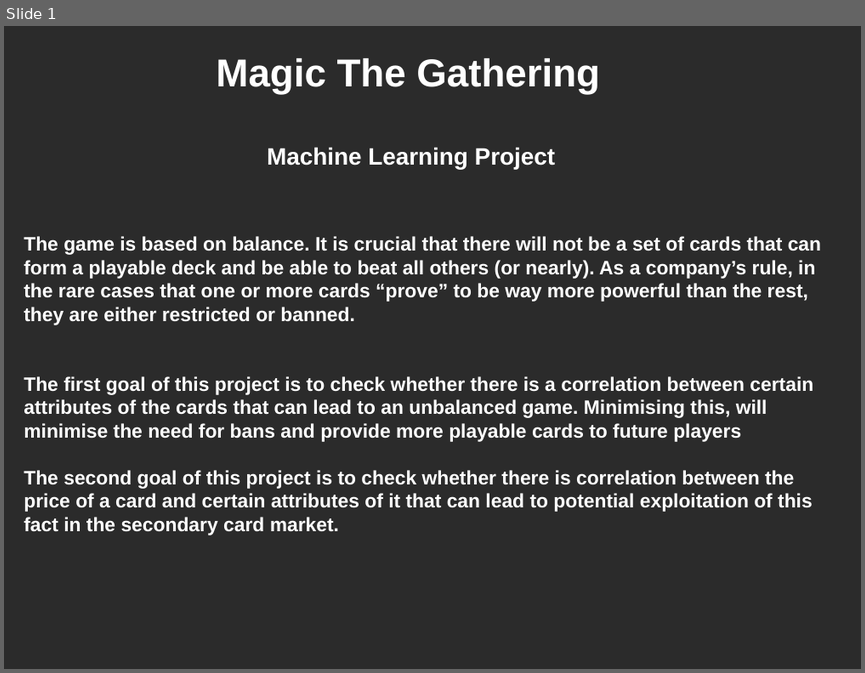
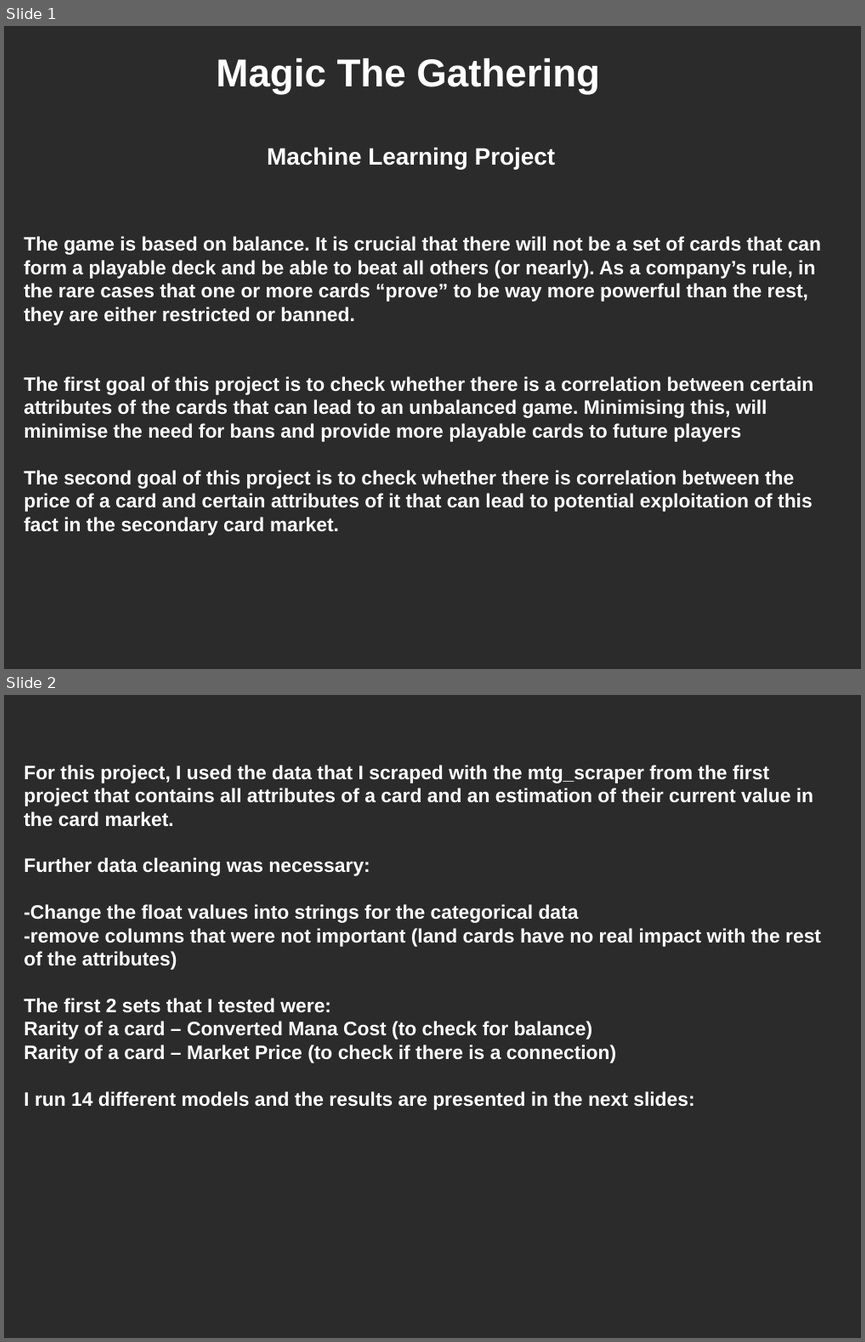
Before and after one commit to Spiros07/mtg_ml_models, a slide deck: presentation.odp. Shown one above the other, each under a label of ours: slide 1 before the commit, slides 1 and 2 after it. The pictures are 865x673 and 865x1342 pixels, drawn with LibreOffice and Linux fonts; fonts in the diff are those of the drawing; background and template pictures are left out; a plain dark background stands for a picture behind light text. Boxes give left, top, right and bottom in pixels: in the first picture for what was removed or moved away, otherwise in the second. Text is boxed around its words. In the diff, an @@ line names an element or a change of style, - is before the commit and + after.

```diff
--- a/presentation.odp
+++ b/presentation.odp
@@ slide 2 added at (x1=4, y1=695, x2=861, y2=1338), background picture (left out) @@
@@ text added at (x1=24, y1=765, x2=821, y2=1110), 18 pt, text #FFFFFF, bold @@
+For this project, I used the data that I scraped with the mtg_scraper from the first project that contains all attributes of a card and an estimation of their current value in the card market.
+Further data cleaning was necessary:
+-Change the float values into strings for the categorical data
+-remove columns that were not important (land cards have no real impact with the rest of the attributes)
+The first 2 sets that I tested were:
+Rarity of a card – Converted Mana Cost (to check for balance)
+Rarity of a card – Market Price (to check if there is a connection)
+I run 14 different models and the results are presented in the next slides:
```
Also in this commit, not shown: 2 slides changed, 1 slide removed, 1 other file.
